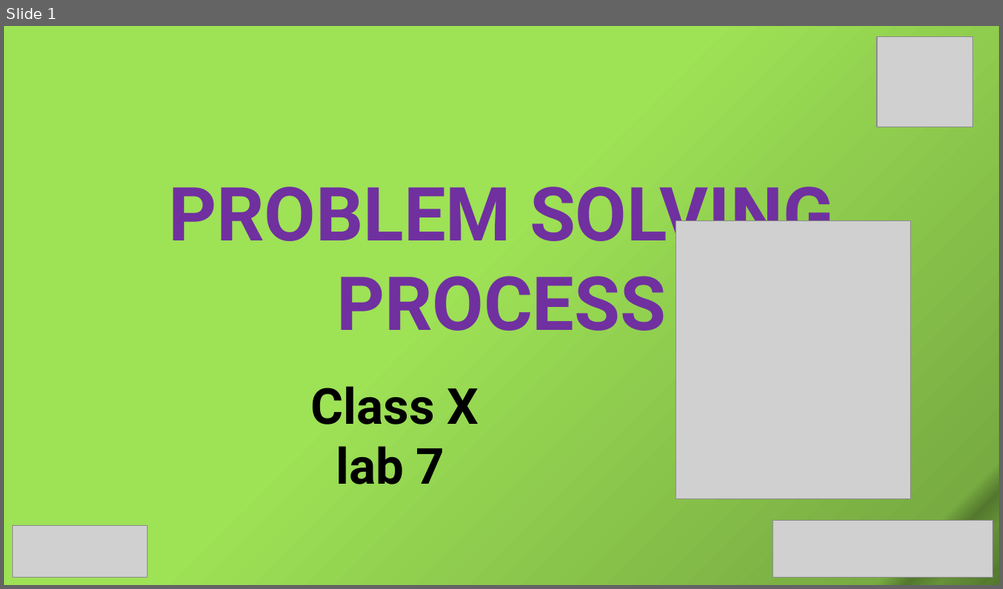
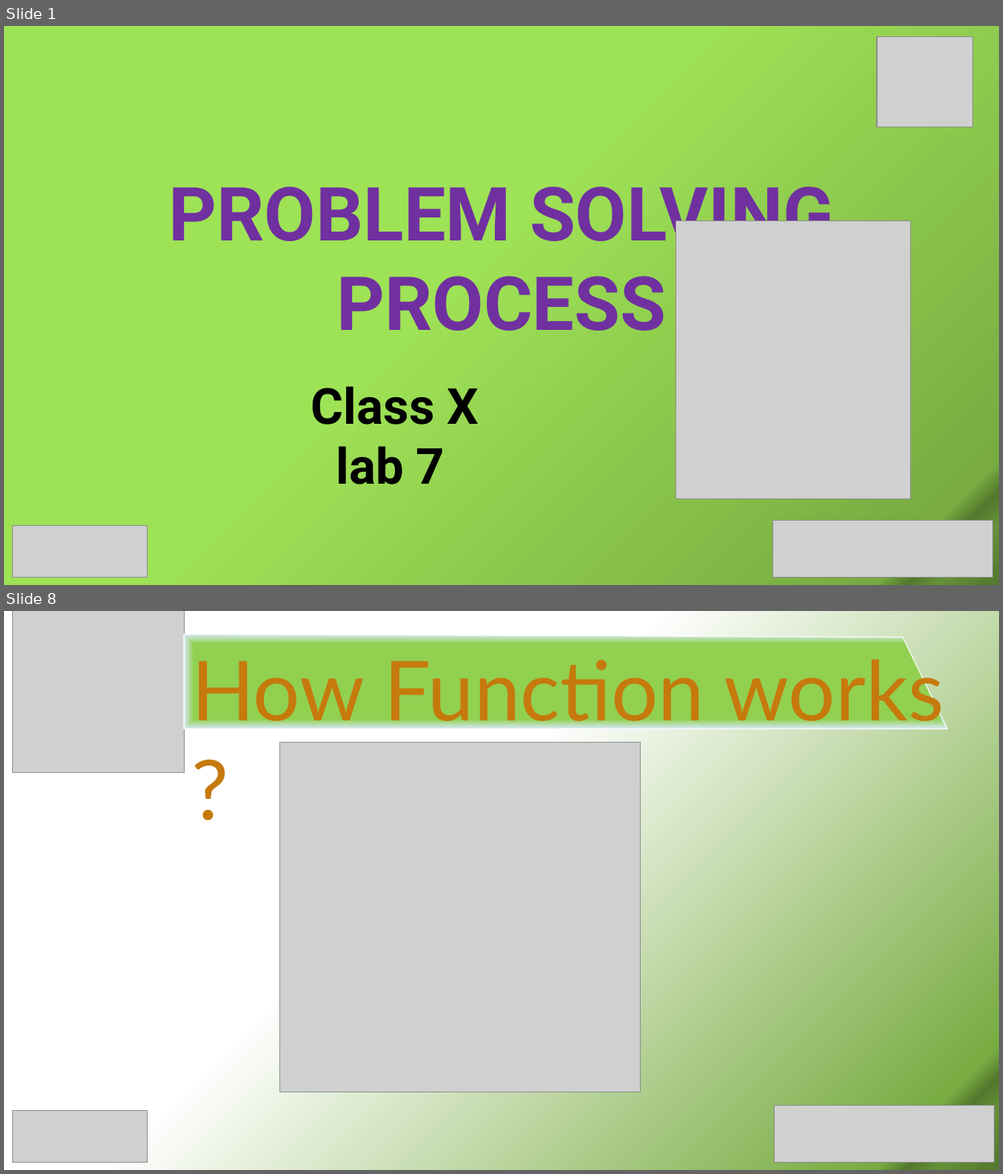
Before and after one commit to SabitDeepto/IIDP, a slide deck: class 10/lab 7 (psp)/2. Presentation/PSP_9.pptx. Shown one above the other, each under a label of ours: slide 1 before the commit, slides 1 and 8 after it; the slides between them are not shown. The pictures are 1003x589 and 1003x1174 pixels, drawn with LibreOffice and Linux fonts; fonts in the diff are those of the drawing; grey boxes stand for pictures. Boxes give left, top, right and bottom in pixels: in the first picture for what was removed or moved away, otherwise in the second. Text is boxed around its words. In the diff, an @@ line names an element or a change of style, - is before the commit and + after.

```diff
--- a/class 10/lab 7 (psp)/2. Presentation/PSP_9.pptx
+++ b/class 10/lab 7 (psp)/2. Presentation/PSP_9.pptx
@@ slide 8 added at (4, 611, 999, 1170), background gradient #FFFFFF to #78AC42 to #54782E to #659138 to #5C8433 to #557A2F to #577D30 to #52762D @@
@@ picture added at (13, 611, 184, 773) @@
@@ freeform shape added at (184, 634, 947, 729), fill gradient #92D050 to #D8E9FA, outline #FFFFFF 1 pt @@
@@ text added at (191, 649, 944, 735), 80 pt, text #C6790C @@
+How Function works ?
@@ picture added at (280, 742, 640, 1093) @@
@@ picture added at (13, 1111, 148, 1162) @@
@@ picture added at (774, 1105, 994, 1163) @@
```
Also in this commit, not shown: 1 slide changed, 5 other slides added, 3 slides removed, 2 other files.
